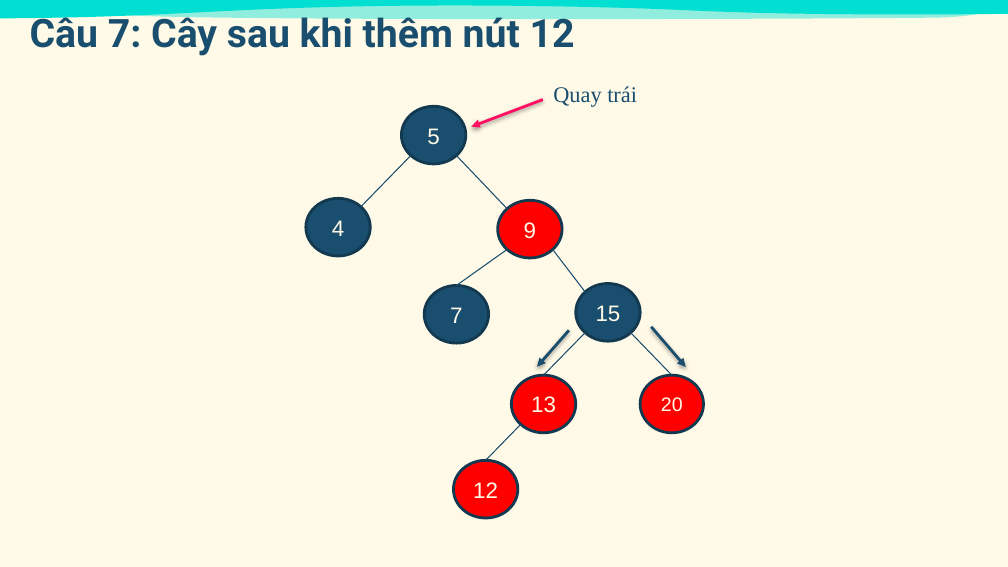
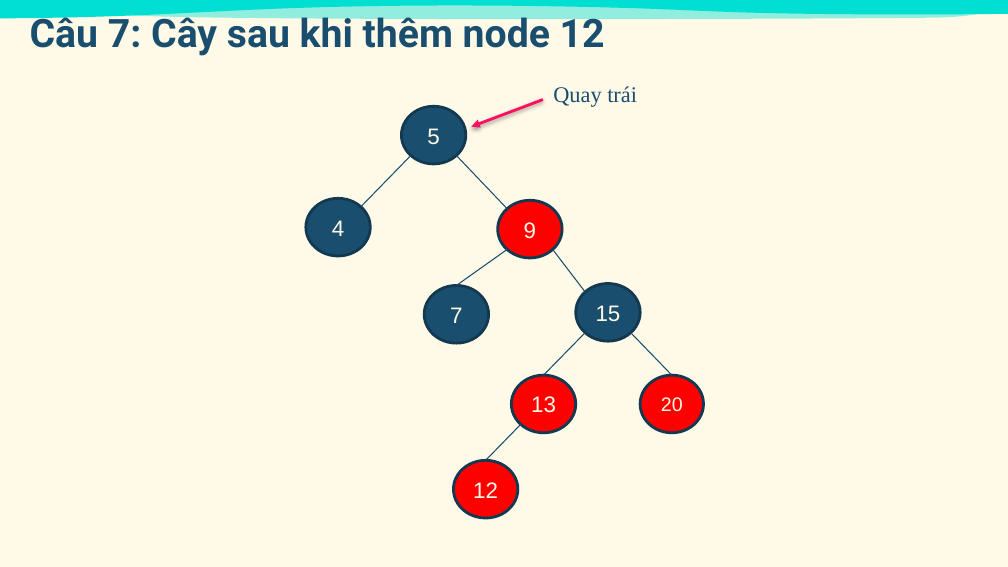
Before and after one commit to thinh-shito/Red-Black-Tree-Visualiztion, a slide deck: slide 10 of RBT_Quiz.pptx. Drawn at 1008x567 pixels with LibreOffice and Linux fonts; fonts in the diff are those of the drawing. Boxes give left, top, right and bottom in pixels: in the first picture for what was removed or moved away, otherwise in the second. Text is boxed around its words. In the diff, an @@ line names an element or a change of style, - is before the commit and + after.

```diff
--- a/RBT_Quiz.pptx
+++ b/RBT_Quiz.pptx
@@ text at box(30, 11, 605, 57): text changed @@
-Câu 7: Cây sau khi thêm nút 12
+Câu 7: Cây sau khi thêm node 12
@@ arrow removed from (651, 327) to (685, 367) @@
@@ arrow removed from (569, 331) to (537, 367) @@
```
Also in this commit, not shown: 14 other slides changed.
